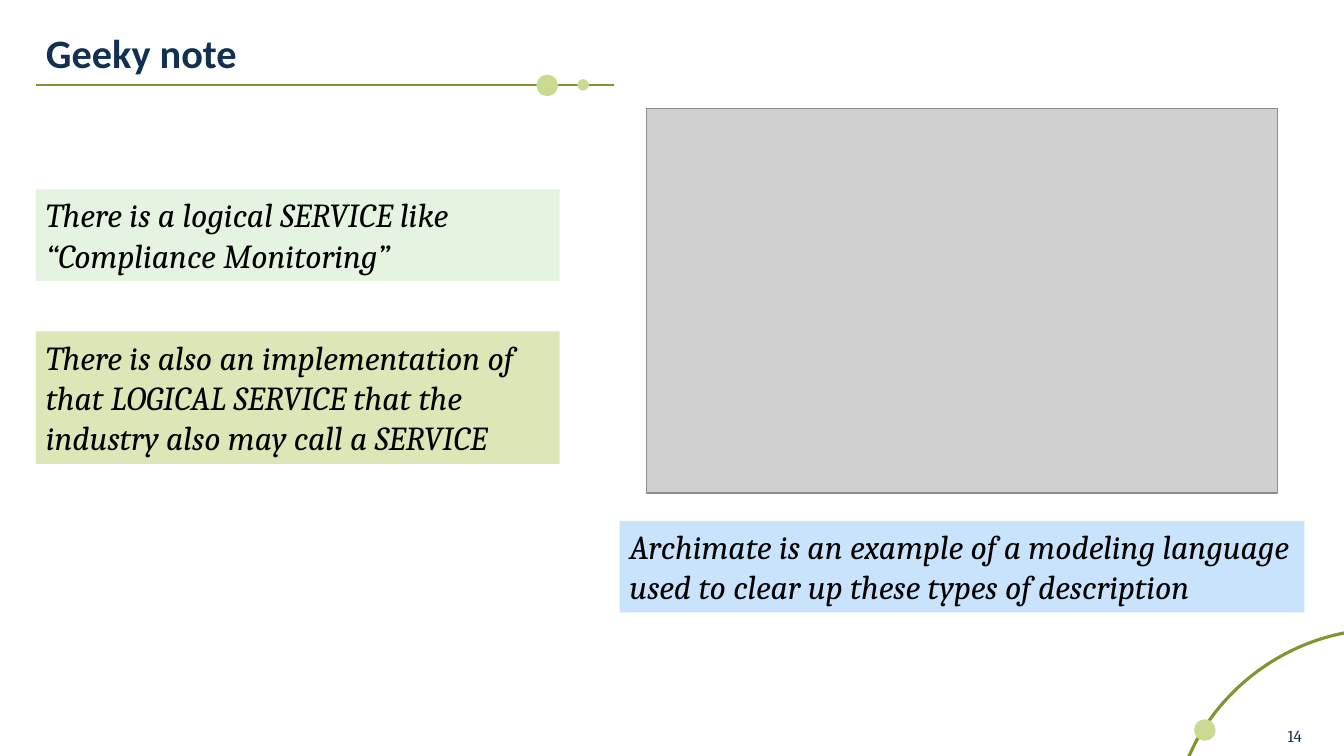
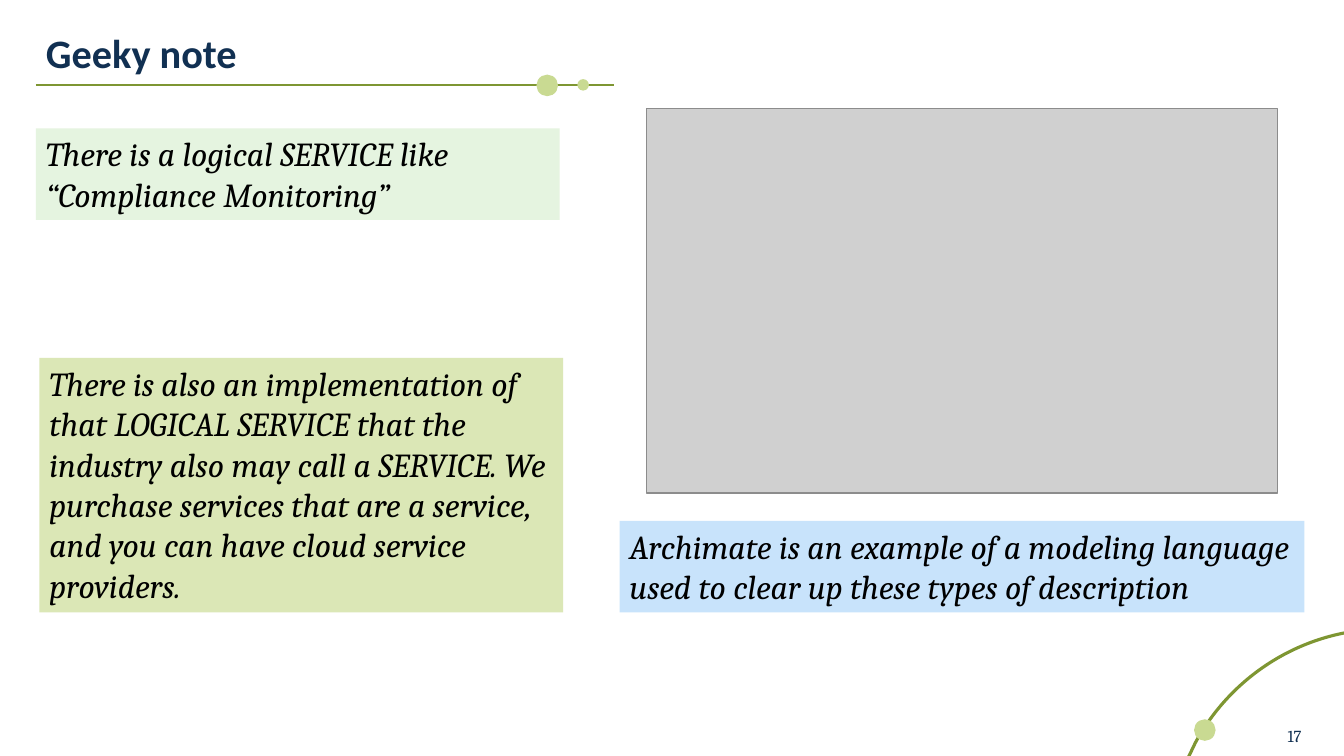
Before and after one commit to scmunk/decisions, a slide deck: slide 17 of MakingSecurityDecisionsLikeABoss.pptx (slide 14 before the commit). Drawn at 1344x756 pixels with LibreOffice and Linux fonts; fonts in the diff are those of the drawing; grey boxes stand for pictures. Boxes give left, top, right and bottom in pixels: in the first picture for what was removed or moved away, otherwise in the second. Text is boxed around its words. In the diff, an @@ line names an element or a change of style, - is before the commit and + after.

```diff
--- a/MakingSecurityDecisionsLikeABoss.pptx
+++ b/MakingSecurityDecisionsLikeABoss.pptx
@@ rectangle "There is a logical SERVICE ...": place and size @@
-rectangle "There is a logical SERVICE ..." at <box>36,190,561,281</box>
+rectangle "There is a logical SERVICE ..." at <box>36,128,561,220</box>
@@ rectangle "There is also an implementation ...": place and size @@
-rectangle "There is also an implementation ..." at <box>36,332,561,464</box>
+rectangle "There is also an implementation ..." at <box>39,358,564,612</box>
@@ text in rectangle at <box>49,372,545,606</box>: text changed @@
-There is also an implementation of that LOGICAL SERVICE that the industry also may call a SERVICE
+There is also an implementation of that LOGICAL SERVICE that the industry also may call a SERVICE. We purchase services that are a service, and you can have cloud service providers.
@@ page number at <box>1288,730,1302,742</box>: text changed @@
-14
+17
```
Also in this commit, not shown: 3 other slides changed, 4 slides added, 1 other file.
